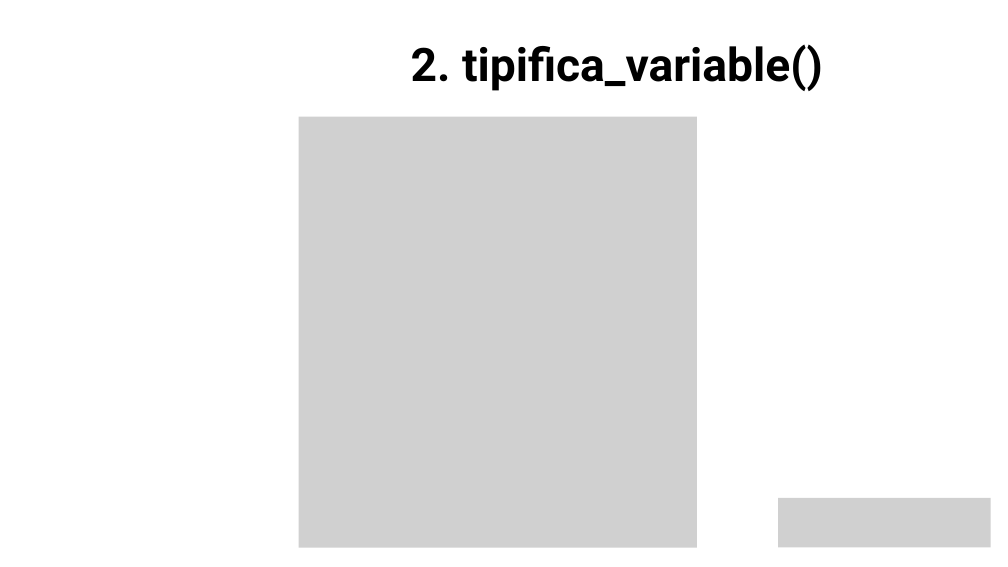
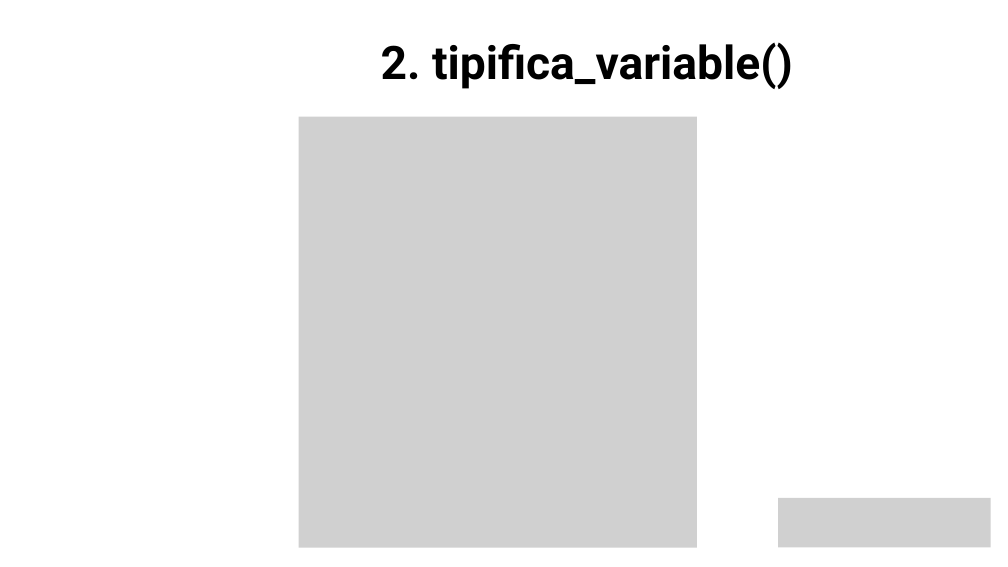
Before and after one commit to apvwbm/Team-Challenge---Lost-in-ML, a slide deck: slide 6 of Team Lost in ML.pptx.pptx. Drawn at 1008x567 pixels with LibreOffice and Linux fonts; fonts in the diff are those of the drawing; grey boxes stand for pictures; background and template pictures are left out. Boxes give left, top, right and bottom in pixels: in the first picture for what was removed or moved away, otherwise in the second. Text is boxed around its words. In the diff, an @@ line names an element or a change of style, - is before the commit and + after.

```diff
--- a/Team Lost in ML.pptx.pptx
+++ b/Team Lost in ML.pptx.pptx
@@ text "2. tipifica_variable()": place and size @@
-text "2. tipifica_variable()" at <box>411,44,823,91</box>
+text "2. tipifica_variable()" at <box>381,42,793,89</box>
```
Also in this commit, not shown: 4 other slides changed, 2 other files.
